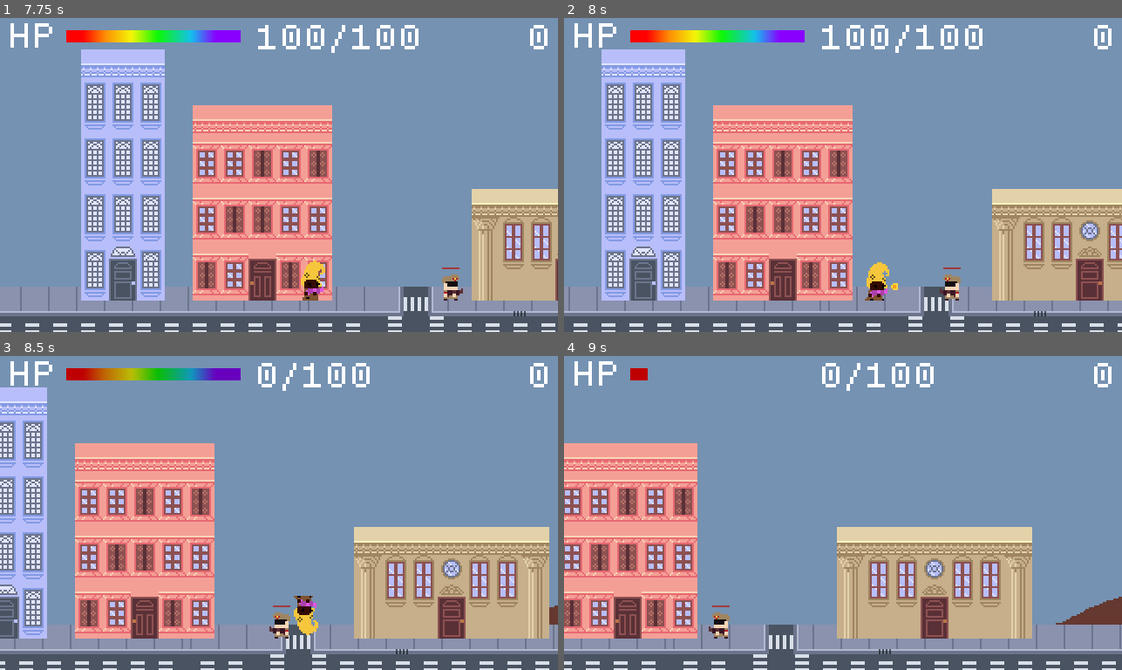
Above: before the commit, frames 1-4 (two rows, left to right).
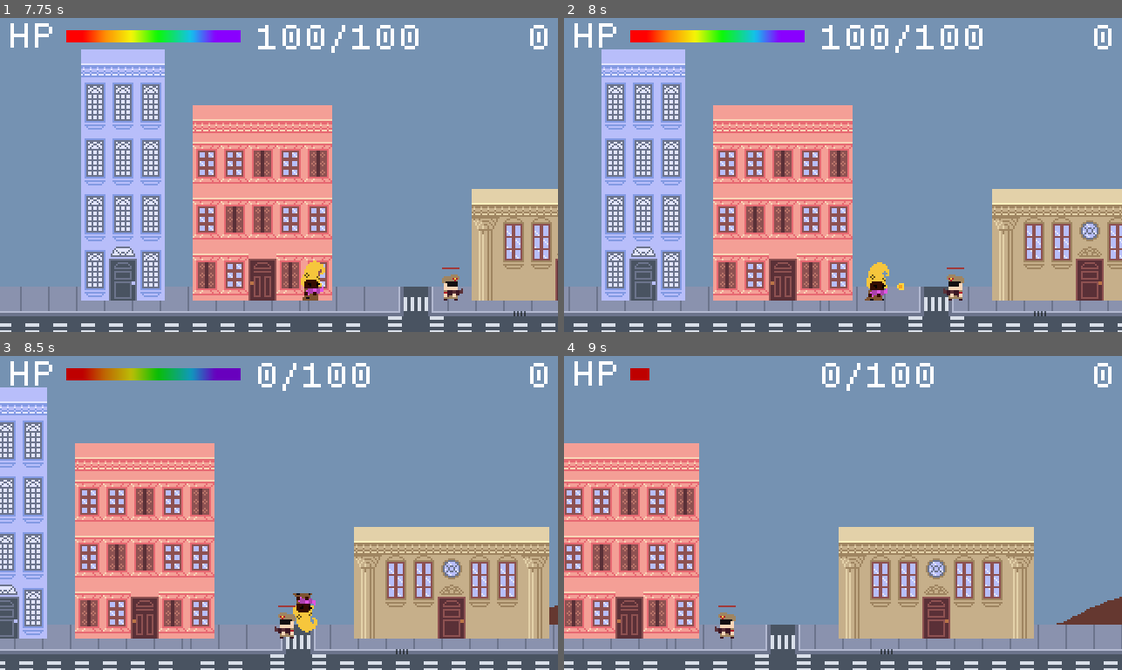
Above: after the commit, the same moments.

Repository: hamiltonromualdo/bring-ur-glam
Game: Godot game, scene res://src/UserInterface/TitleScreen.tscn
The game is run twice, just before and just after one commit, with the same random seed, the same clock (stepped at 60 frames per second) and the same inputs.
Inputs (mouse positions are in pixels of both pictures, inside the frame that each line leads up to):
- Up to frame 1 (7.75 s): click "Play" at 0.5 s; click "Play" at 1.25 s; move the mouse to (251, 237) at 2.02 s; hold Right (ui_right) 2.03-3.53 s; move the mouse to (446, 222) at 2.77 s; move the mouse to (111, 127) at 3.52 s; hold Left (ui_left) 3.53-5.78 s; move the mouse to (306, 175) at 4.27 s; move the mouse to (195, 96) at 5.02 s; move the mouse to (401, 159) at 5.77 s; hold Right (ui_right) from 5.78 s (still down); move the mouse to (167, 190) at 6.52 s; move the mouse to (334, 105) at 7.27 s
- Up to frame 2 (8 s): keep holding Right (ui_right)
- Up to frame 3 (8.5 s): keep holding Right (ui_right); move the mouse to (251, 575) at 8.02 s
- Up to frame 4 (9 s): keep holding Right (ui_right); move the mouse to (1010, 560) at 8.77 s

Frame 1 is identical in both runs. In frame 2, 0.2% of the frame differs, in the area x 58-72%, y 79-90%; in frame 3, 0.5%; in frame 4, 9.5%, in the area x 0-100%, y 3-100%.

Commit message:
Allowing to change size of the player finder area in each instance of the Enemy

Diff:
--- a/bring_ur_glam/src/Actors/Enemy.gd
+++ b/bring_ur_glam/src/Actors/Enemy.gd
@@ -1,5 +1,7 @@
 class_name Enemy
 extends KinematicBody2D
+
+enum PlayerFinderSize {SMALL, MEDIUM, LARGE}
 
 export (bool) var MOVING_ENEMY = true
 export (int) var HP = 3
@@ -7,6 +9,7 @@
 export (int) var SPEED = 50
 export (int) var GRAVITY = 10
 export (int) var JUMP_POWER = -250
+export (PlayerFinderSize) var PLAYER_FINDER_SIZE = PlayerFinderSize.MEDIUM
 export (PackedScene) var BULLET
 
 signal died
@@ -21,6 +24,11 @@
 var player = null
 var canFire = true
 
+func get_player_finder_size() -> Vector2:
+    var values = {PlayerFinderSize.SMALL: Vector2(10, 10),
+                  PlayerFinderSize.MEDIUM: Vector2(75, 25),
+                  PlayerFinderSize.LARGE: Vector2(100, 25)}
+    return values[PLAYER_FINDER_SIZE]
 
 func set_direction(dir):
     DIRECTION = dir
@@ -33,6 +41,7 @@
 func _ready():
     $HealthBar.set_values(0, HP, HP)
     $ShootingTimer.wait_time = SHOOTING_INTERVAL
+    $PlayerFinder/CollisionShape2D.shape.extents = get_player_finder_size()
 
 func fire():
     if canFire:
--- a/bring_ur_glam/src/Actors/Enemy.tscn
+++ b/bring_ur_glam/src/Actors/Enemy.tscn
@@ -11,7 +11,7 @@
 extents = Vector2( 3.98543, 6.95294 )
 
 [sub_resource type="RectangleShape2D" id=2]
-extents = Vector2( 75.5946, 26.3304 )
+resource_local_to_scene = true
 
 [node name="Enemy" type="KinematicBody2D"]
 collision_layer = 2
